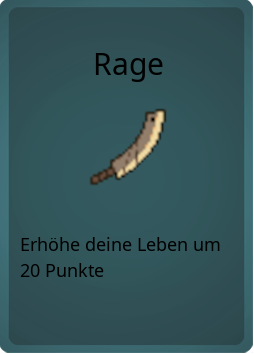
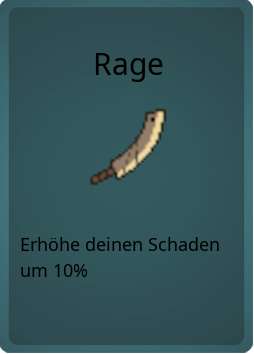
The second 254px x 354px image is a revision of the first. Changes to its layers:
painted on "Text" over [20, 237, 220, 277]
